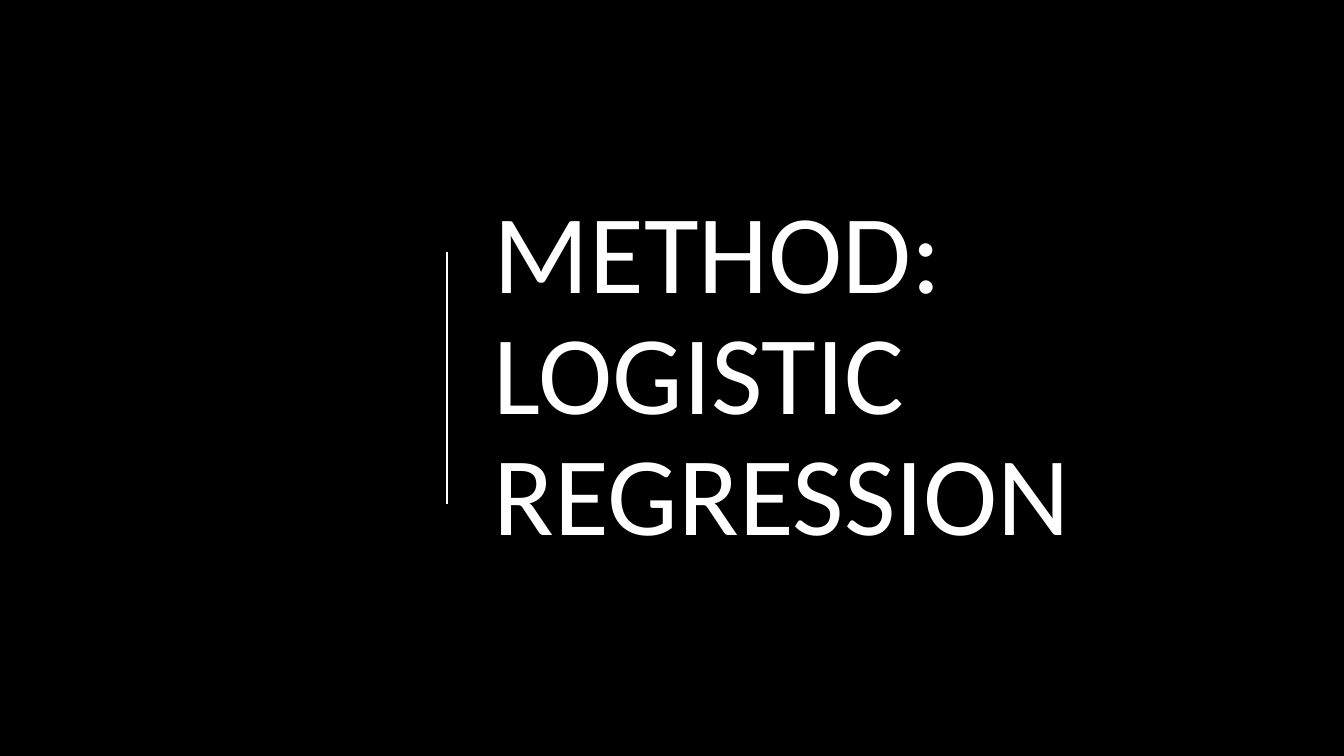
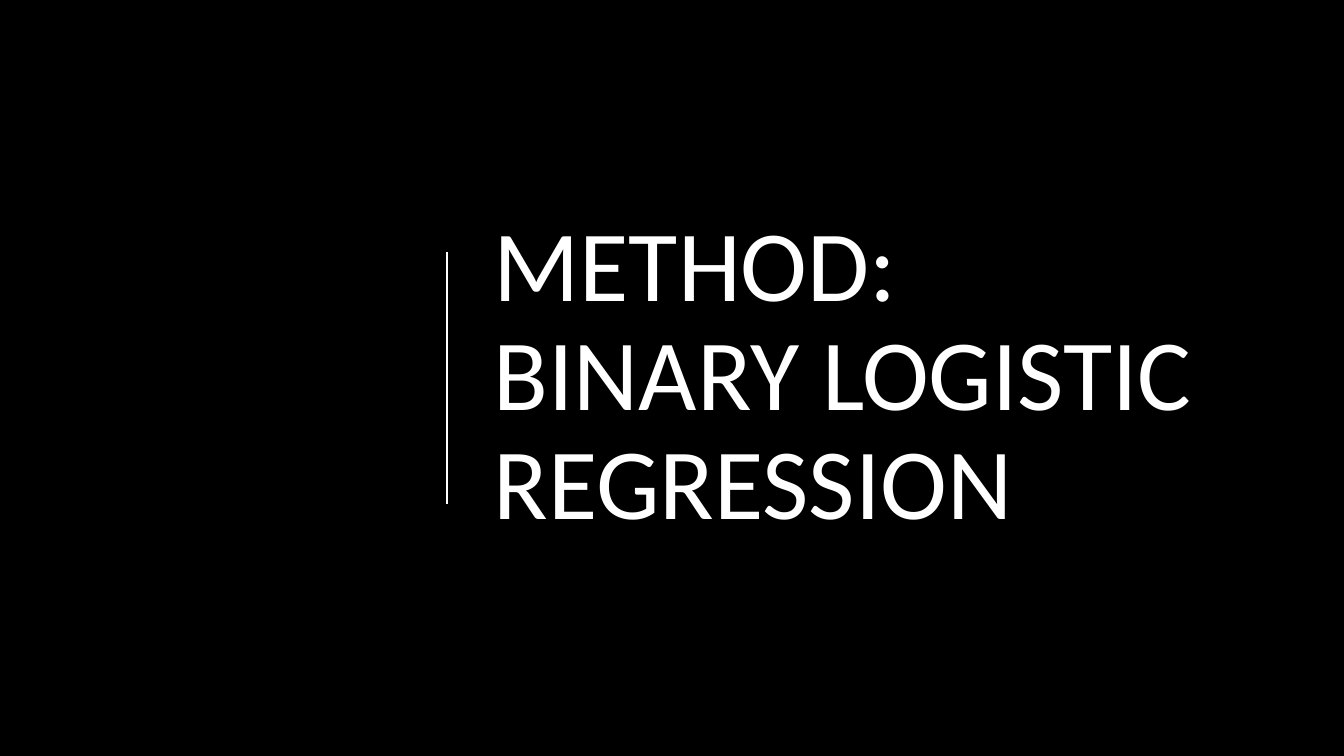
Before and after one commit to oyelekeolaoye/local_england_elections, a slide deck: slide 11 of VIVA SKETCH.pptx (slide 10 before the commit). Drawn at 1344x756 pixels with LibreOffice and Linux fonts; fonts in the diff are those of the drawing; background and template pictures are left out; a plain dark background stands for a picture behind light text. Boxes give left, top, right and bottom in pixels: in the first picture for what was removed or moved away, otherwise in the second. Text is boxed around its words. In the diff, an @@ line names an element or a change of style, - is before the commit and + after.

Commit message:
final logistic models fitted for all parties

```diff
--- a/VIVA SKETCH.pptx
+++ b/VIVA SKETCH.pptx
@@ title at [494,235,1191,520]: text changed; size 80 to 72 pt @@
-METHOD:
-LOGISTIC REGRESSION
+METHOD:
+BINARY LOGISTIC REGRESSION
```
Also in this commit, not shown: 5 other slides changed, 2 slides added, 1 other file.
